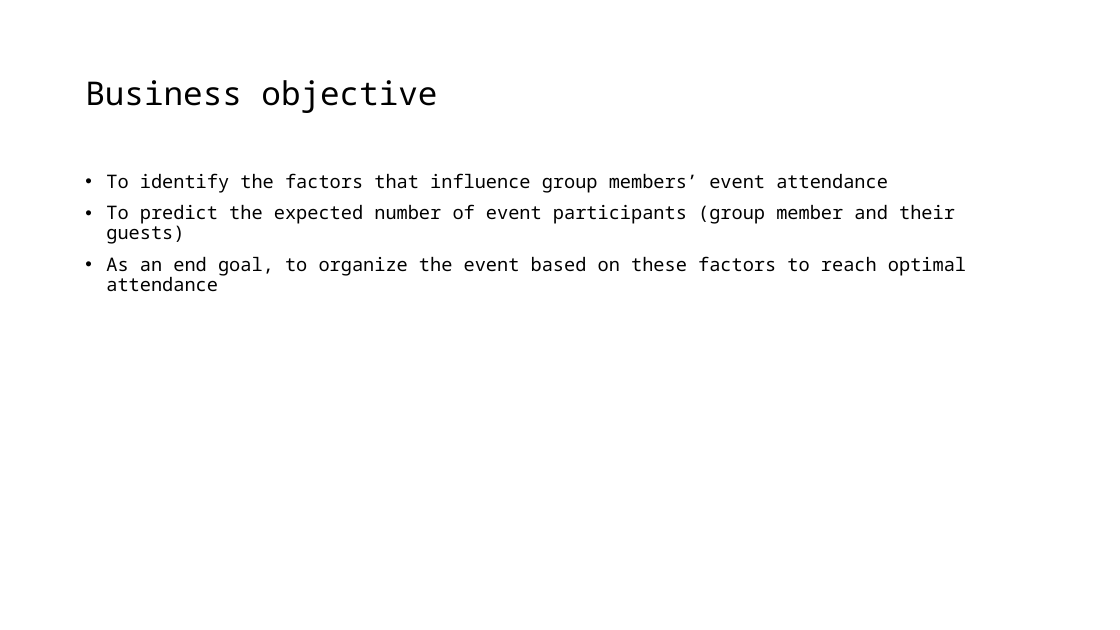
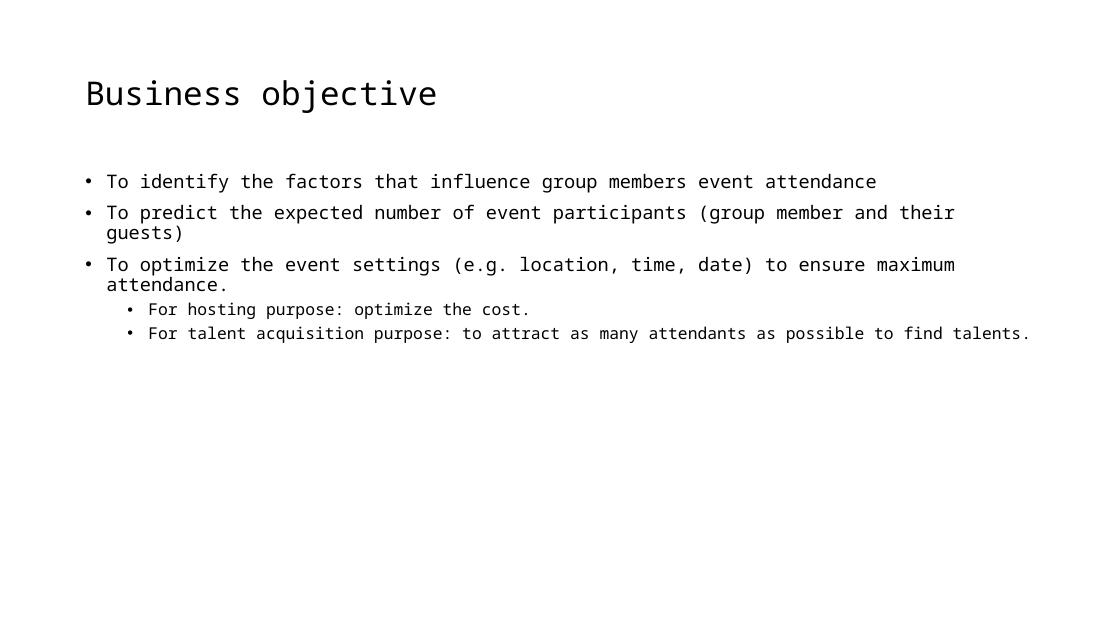
Before and after one commit to joyceXD/meetup-attendence-pred, a slide deck: slide 2 of presentation/meetup-attendance-prediction.pptx. Drawn at 1120x630 pixels with LibreOffice and Linux fonts; fonts in the diff are those of the drawing. Boxes give left, top, right and bottom in pixels: in the first picture for what was removed or moved away, otherwise in the second. Text is boxed around its words. In the diff, an @@ line names an element or a change of style, - is before the commit and + after.

```diff
--- a/presentation/meetup-attendance-prediction.pptx
+++ b/presentation/meetup-attendance-prediction.pptx
@@ text at [106,173,877,193]: text changed @@
-• To identify the factors that influence group members’ event attendance
+• To identify the factors that influence group members event attendance
@@ text at [106,256,1031,343]: text changed; size 16 to 14 pt @@
-• As an end goal, to organize the event based on these factors to reach optimal attendance
+• To optimize the event settings (e.g. location, time, date) to ensure maximum attendance.
+  • For hosting purpose: optimize the cost.
+  • For talent acquisition purpose: to attract as many attendants as possible to find talents.
```
Also in this commit, not shown: 3 other slides changed, 10 slides added, 3 slides removed, 28 other files.
